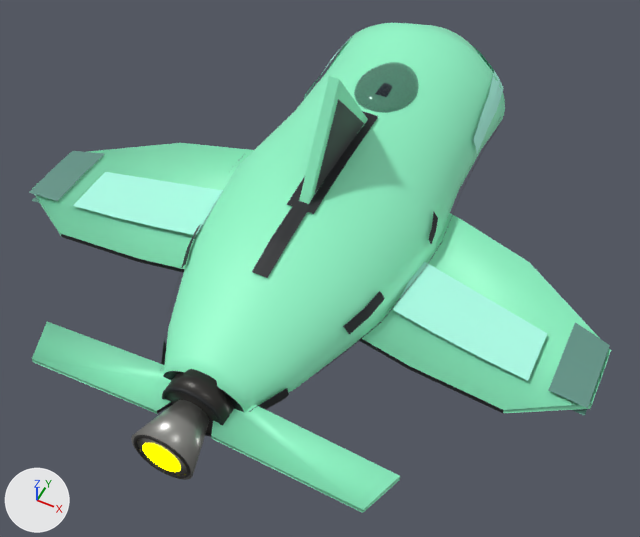
Two versions of the glTF model ThoriumGap_JS/models/Ship_Orca_687341.glb, one commit apart.
One viewpoint serves both versions: a 50 mm camera at (2.99, -6.48, 6.85) aimed at (0.19, -0.89, -0.14). Every picture has the same lights, and +X, +Y and +Z are marked at lower left. The picture after the commit comes second. Where no turn or scale is listed for an object, it has been applied to the vertices.

In view in the first picture: 'CanopyGlass_LowInsetDome', 'DorsalFin_MainSweptKeel', 'EngineBell_MainLargeBurnishedNozzle', 'EngineEmitter', 'EngineMount_AftIntegratedRoundSocket', 'Fuselage_OrcaCountershadedHull', 'PectoralFinPaint_Left_BroadSimplePanelTop', 'PectoralFinPaint_Right_BroadSimplePanelTop', 'PectoralFinTrim_Right_TipHardPanelTop', 'PectoralFin_Left_AerofoilWingFin', 'PectoralFin_Right_AerofoilWingFin', 'TailFluke_Left_SweptAftStabilizer', 'TailFluke_Right_SweptAftStabilizer' and 15 more.
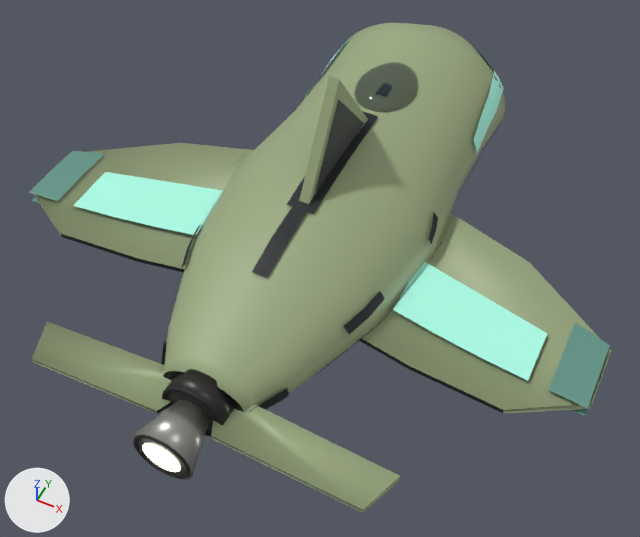
What differs and where, as boxes [x1, y1, x2, y2] in the pictures (640 x 537 px):
'Fuselage_OrcaCountershadedHull', recoloured (green to greyish green)
    both: [163, 23, 505, 412]
'PectoralFin_Right_AerofoilWingFin', recoloured (green to greyish green)
    both: [359, 213, 611, 413]
'PectoralFin_Left_AerofoilWingFin', recoloured (green to greyish green)
    both: [34, 143, 254, 273]
'TailFluke_Right_SweptAftStabilizer', recoloured (green to greyish green)
    both: [211, 405, 400, 513]
'TailFluke_Left_SweptAftStabilizer', recoloured (green to greyish green)
    both: [32, 322, 172, 414]
'DorsalFin_MainSweptKeel', recoloured (green to greyish green)
    both: [299, 76, 368, 204]
'EngineEmitter', recoloured (yellow to beige)
    both: [142, 443, 180, 472]

The change, as a list of edits to the scene's bpy script:
```text
Change mat_ship_orcafamily_heavycruiser_clean_full_color_fullorangewithblackdetails_seed687341_hull_dorsal:
    mat_ship_orcafamily_heavycruiser_clean_full_color_fullorangewithblackdetails_seed687341_hull_dorsal.base_color: (0.287, 0.939, 0.584) -> (0.33, 0.4, 0.22)  # green #92f8c9 -> greyish green #9baa81
Change mat_engineglow:
    mat_engineglow.emission_color: (1.0, 1.0, 0.0) -> (0.62, 0.57, 0.4)  # yellow #ffff00 -> beige #cec7aa
```
